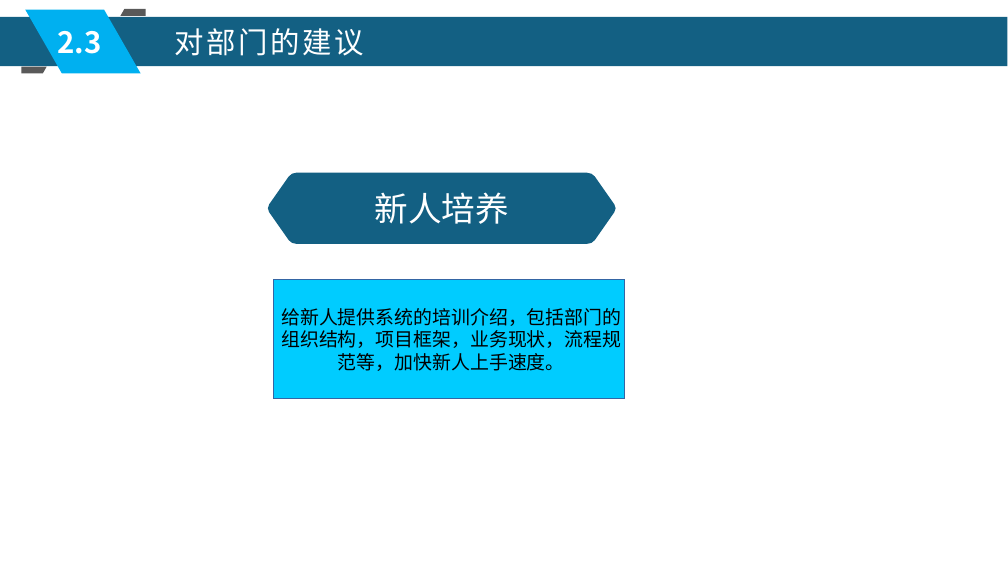
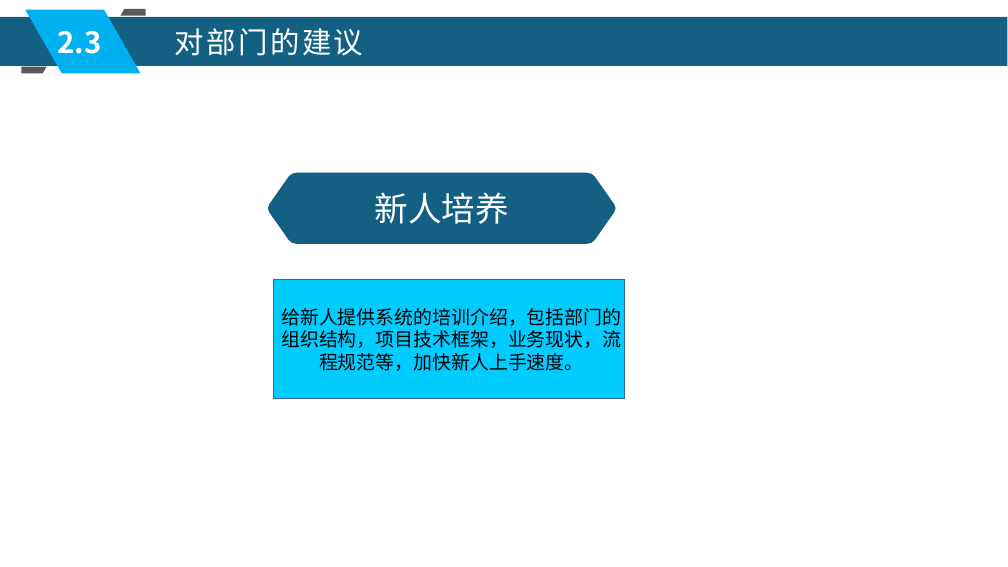
Before and after one commit to xljnc/husky-starter, a slide deck: slide 11 of doc/zzdb.pptx (slide 12 before the commit). Drawn at 1008x567 pixels with LibreOffice and Linux fonts; fonts in the diff are those of the drawing. Boxes give left, top, right and bottom in pixels: in the first picture for what was removed or moved away, otherwise in the second. Text is boxed around its words. In the diff, an @@ line names an element or a change of style, - is before the commit and + after.

```diff
--- a/doc/zzdb.pptx
+++ b/doc/zzdb.pptx
@@ text in rectangle at [281,330,621,371]: text changed @@
-组织结构，项目框架，业务现状，流程规
-范等，加快新人上手速度。
+组织结构，项目技术框架，业务现状，流
+程规范等，加快新人上手速度。
```
Also in this commit, not shown: 14 other slides changed, 1 slide removed.
